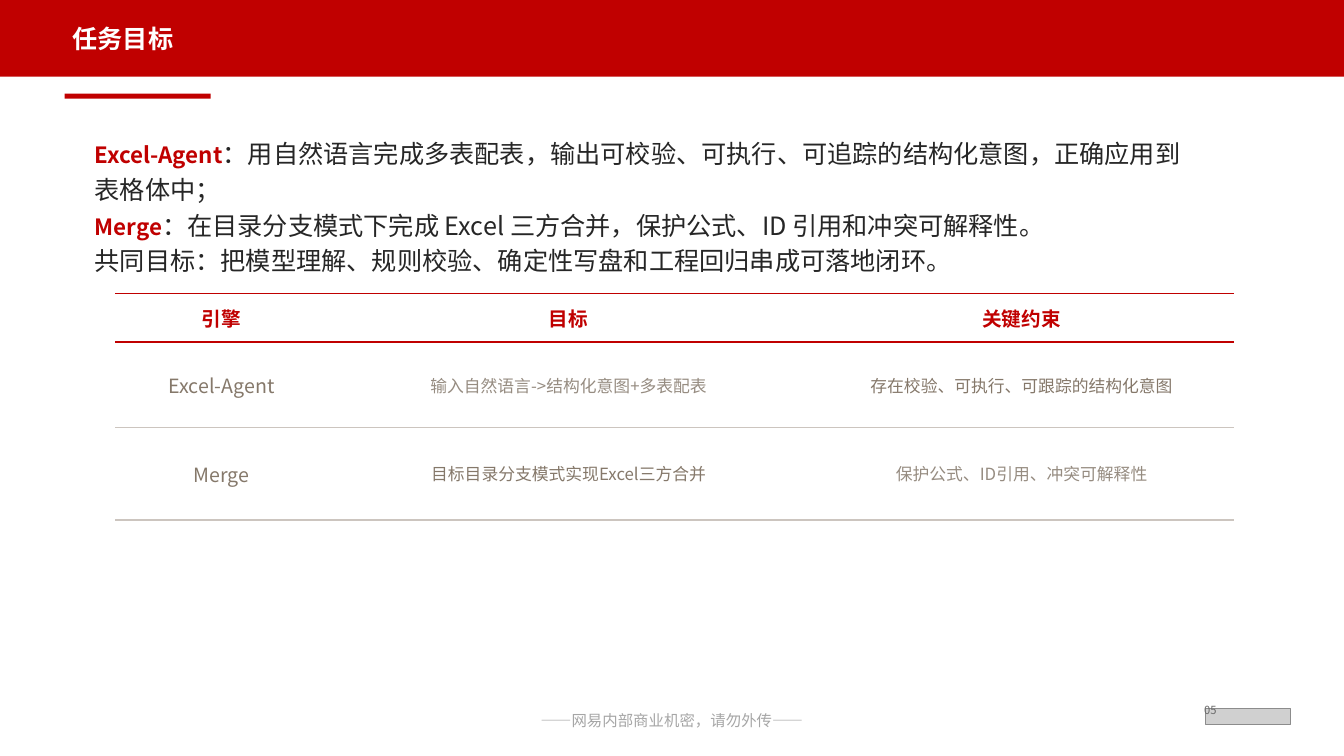
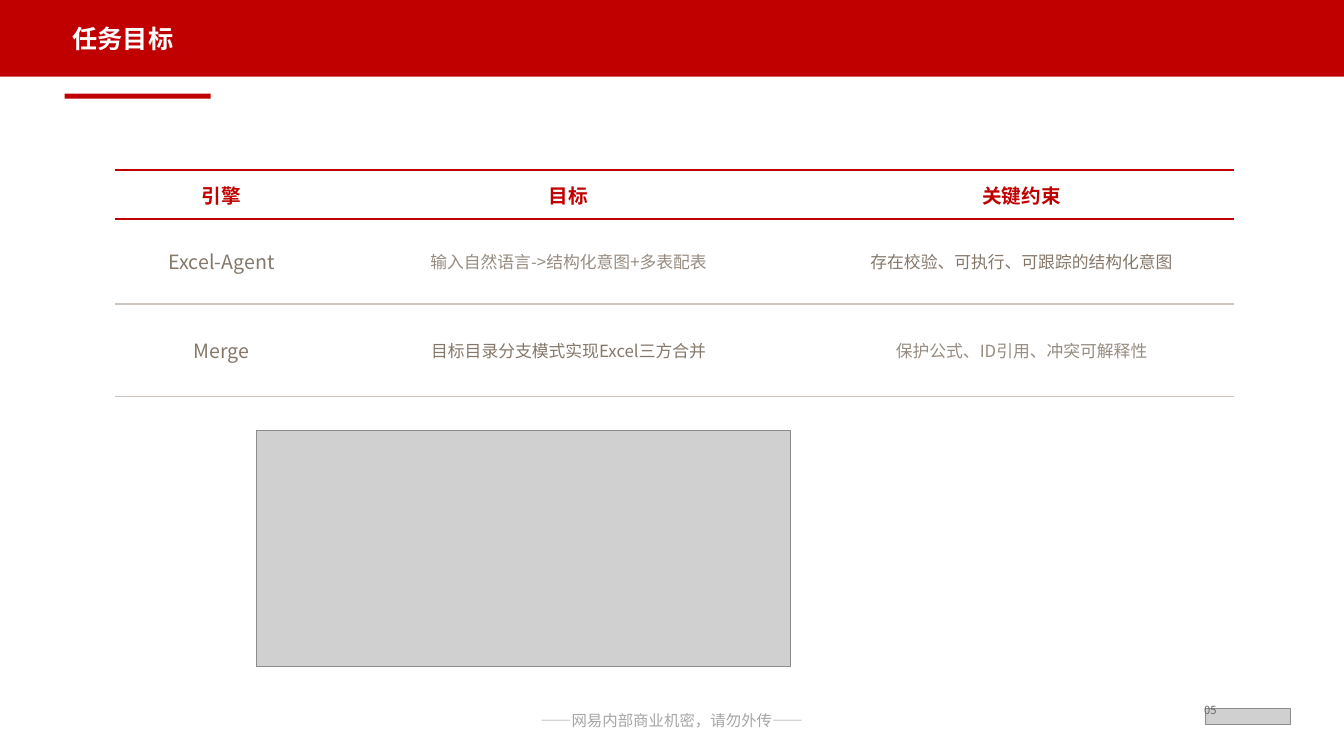
Before and after one commit to Rainwind57/ExcelAgent_And_Merge, a slide deck: slide 5 of 网易互娱通用PPT模板（含保密）_ExcelAgent答辩优化版.pptx. Drawn at 1344x756 pixels with LibreOffice and Linux fonts; fonts in the diff are those of the drawing; grey boxes stand for pictures. Boxes give left, top, right and bottom in pixels: in the first picture for what was removed or moved away, otherwise in the second. Text is boxed around its words. In the diff, an @@ line names an element or a change of style, - is before the commit and + after.

```diff
--- a/网易互娱通用PPT模板（含保密）_ExcelAgent答辩优化版.pptx
+++ b/网易互娱通用PPT模板（含保密）_ExcelAgent答辩优化版.pptx
@@ text removed at (95, 141, 1181, 272) @@
-Excel-Agent：用自然语言完成多表配表，输出可校验、可执行、可追踪的结构化意图，正确应用到表格体中；
-Merge：在目录分支模式下完成 Excel 三方合并，保护公式、ID 引用和冲突可解释性。
-共同目标：把模型理解、规则校验、确定性写盘和工程回归串成可落地闭环。
@@ table: place and size @@
-table at (116, 293, 1234, 520)
+table at (116, 170, 1234, 397)
@@ picture added at (256, 431, 790, 666) @@
```
Also in this commit, not shown: 18 other slides changed, 9 slides added, 1 slide removed, 50 other files.
